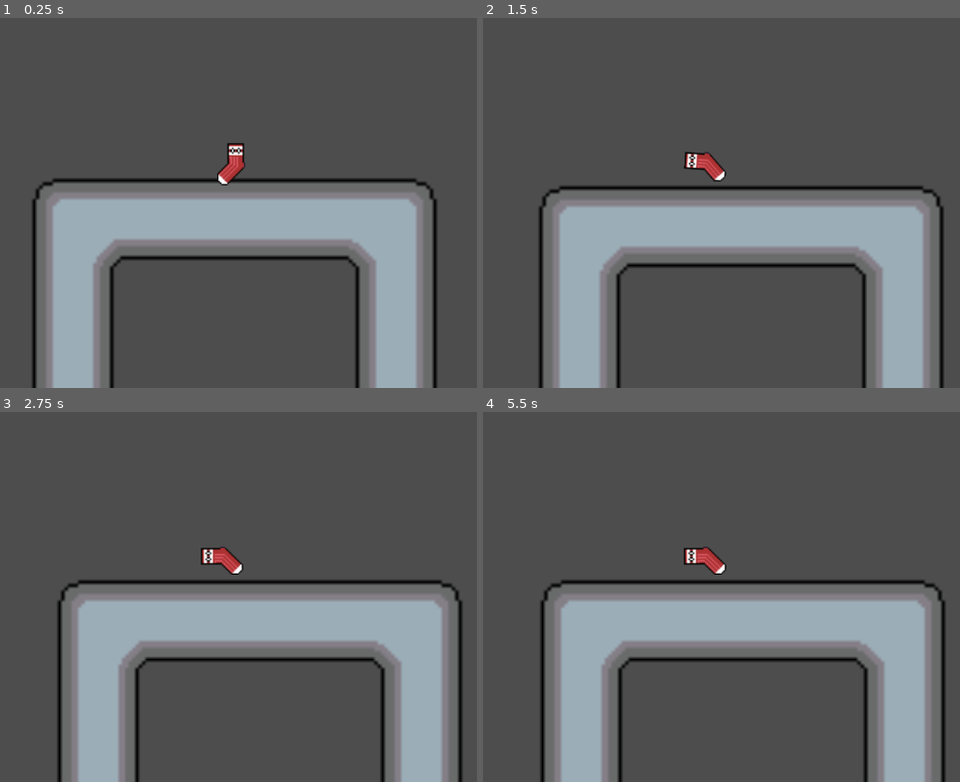
Above: before the commit, frames 1-4 (two rows, left to right).
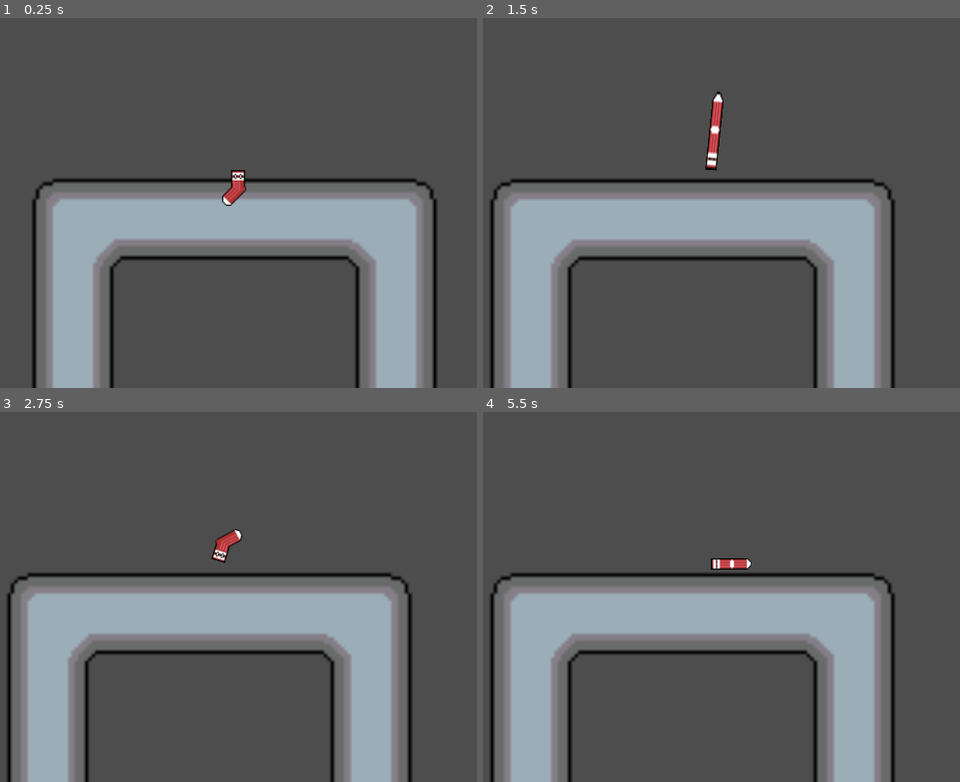
Above: after the commit, the same moments.

Repository: mps2209/slingsock
Game: Godot game, scene res://scenes/main.tscn
Two runs of this game, one before a commit and one after it. Both use one fixed random seed, a clock stepped at 60 frames per second and the inputs below.
Inputs (mouse positions are in pixels of both pictures, inside the frame that each line leads up to):
- Up to frame 1 (0.25 s): no input
- Up to frame 2 (1.5 s): tap Enter at 0.5 s; drag from (726, 66) to (788, 73) at 0.52 s; drag from (702, 169) to (745, 66) at 1.27 s
- Up to frame 3 (2.75 s): move the mouse to (305, 467) at 2.02 s; click (305, 467) at 2.17 s
- Up to frame 4 (5.5 s): tap Space at 2.75, 4.25 s; drag from (673, 652) to (740, 460) at 2.77 s; tap Enter at 3.5, 5 s; drag from (630, 482) to (802, 567) at 3.52 s; drag from (716, 482) to (802, 567) at 4.27 s; move the mouse to (750, 563) at 5.02 s; click (750, 563) at 5.17 s

The runs differ from the first frame. In frame 1, 0.7% of the frame differs, in the area x 45-52%, y 33-51%; in frame 2, 32%; in frame 3, 32%, in the area x 1-97%, y 31-100%; in frame 4, 32%.

Commit message:
player movement

Diff:
--- a/scenes/player.gd
+++ b/scenes/player.gd
@@ -4,8 +4,12 @@
 var drag_start: Vector2
 
 @export var base_power: float = 1.0        # overall strength multiplier
-@export var max_power: float = 800.0      # hard cap so it doesn't go insane
-
+@export var max_power: float = 500.0      # hard cap so it doesn't go insane
+@onready var sprite_2d = $Sprite2D
+@export var max_stretch_scale: float = 1.6  # how long the sock can get visually
+@export var min_stretch_scale: float = 0.382  # normal length
+var normal_sock= Rect2(9, 3, 19, 28)
+var stretched_sock= Rect2(75, 0, 9, 32)
 func _ready() -> void:
 	input_pickable = true  # detect the initial click on this body
 
@@ -19,16 +23,32 @@
 func _unhandled_input(event: InputEvent) -> void:
 	if not dragging:
 		return
+	sprite_2d.region_rect=stretched_sock
 
+	# Rotate to face the mouse
+	var mouse_pos := get_global_mouse_position()
+	var to_mouse: Vector2 = global_position - mouse_pos
+	sprite_2d.rotation = to_mouse.angle()   # or sprite_2d.rotation = to_mouse.angle()
+		# Compute drag distance for stretch
+	var current_pos: Vector2
+	if event is InputEventMouseMotion:
+		current_pos = event.position
+	else:
+		current_pos = get_viewport().get_mouse_position()
+
+	var drag_vector: Vector2 = drag_start - current_pos
+	var drag_dist: float = drag_vector.length()
+
+	# Map drag distance to stretch scale
+	# Adjust divisor (e.g. 200.0) tWo tune how fast it stretches
+	var t = clamp(drag_dist / 200.0, 0.0, 1.0)
+	var stretch = lerp(min_stretch_scale, max_stretch_scale, t)
+	sprite_2d.scale.y = stretch
 	if event is InputEventMouseButton \
 	and event.button_index == MOUSE_BUTTON_LEFT \
 	and not event.pressed:
 		dragging = false
 		var drag_end: Vector2 = event.position
-
-		# Slingshot vector (pull back -> shoot forward)
-		var drag_vector: Vector2 = drag_start - drag_end
-
 		# Length and direction
 		var dist: float = drag_vector.length()
 		if dist == 0.0:
@@ -54,4 +74,6 @@
 		var impulse: Vector2 = dir * scaled_len
 
 		# Apply as impulse (mass already affects result in physics)
+		sprite_2d.region_rect=normal_sock
+		sprite_2d.scale.y = min_stretch_scale
 		apply_impulse(impulse)
--- a/scenes/player.tscn
+++ b/scenes/player.tscn
@@ -4,8 +4,8 @@
 [ext_resource type="Texture2D" uid="uid://bv62qtfdo5012" path="res://assets/Socke.png" id="2_8fxq0"]
 
 [sub_resource type="CapsuleShape2D" id="CapsuleShape2D_3ssef"]
-radius = 5.0
-height = 15.0
+radius = 3.0
+height = 18.0
 
 [node name="Player" type="RigidBody2D"]
 script = ExtResource("1_yjn2y")
@@ -15,8 +15,9 @@
 shape = SubResource("CapsuleShape2D_3ssef")
 
 [node name="Sprite2D" type="Sprite2D" parent="."]
-position = Vector2(1, -1.71429)
-scale = Vector2(0.44898, 0.44898)
+scale = Vector2(0.381579, 0.381579)
 texture = ExtResource("2_8fxq0")
+centered = false
+offset = Vector2(-4.5, 0)
 region_enabled = true
 region_rect = Rect2(9, 3, 19, 28)
